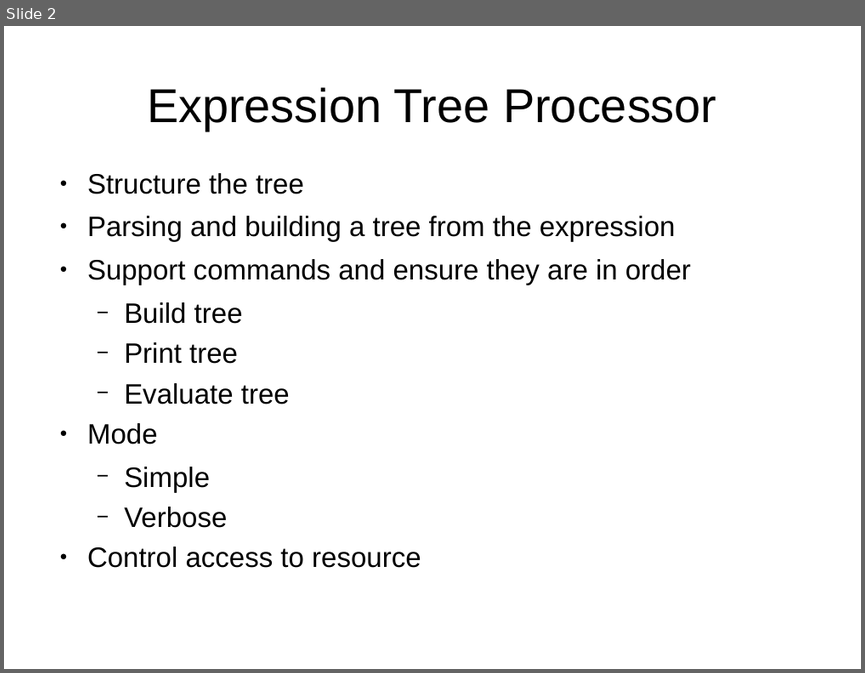
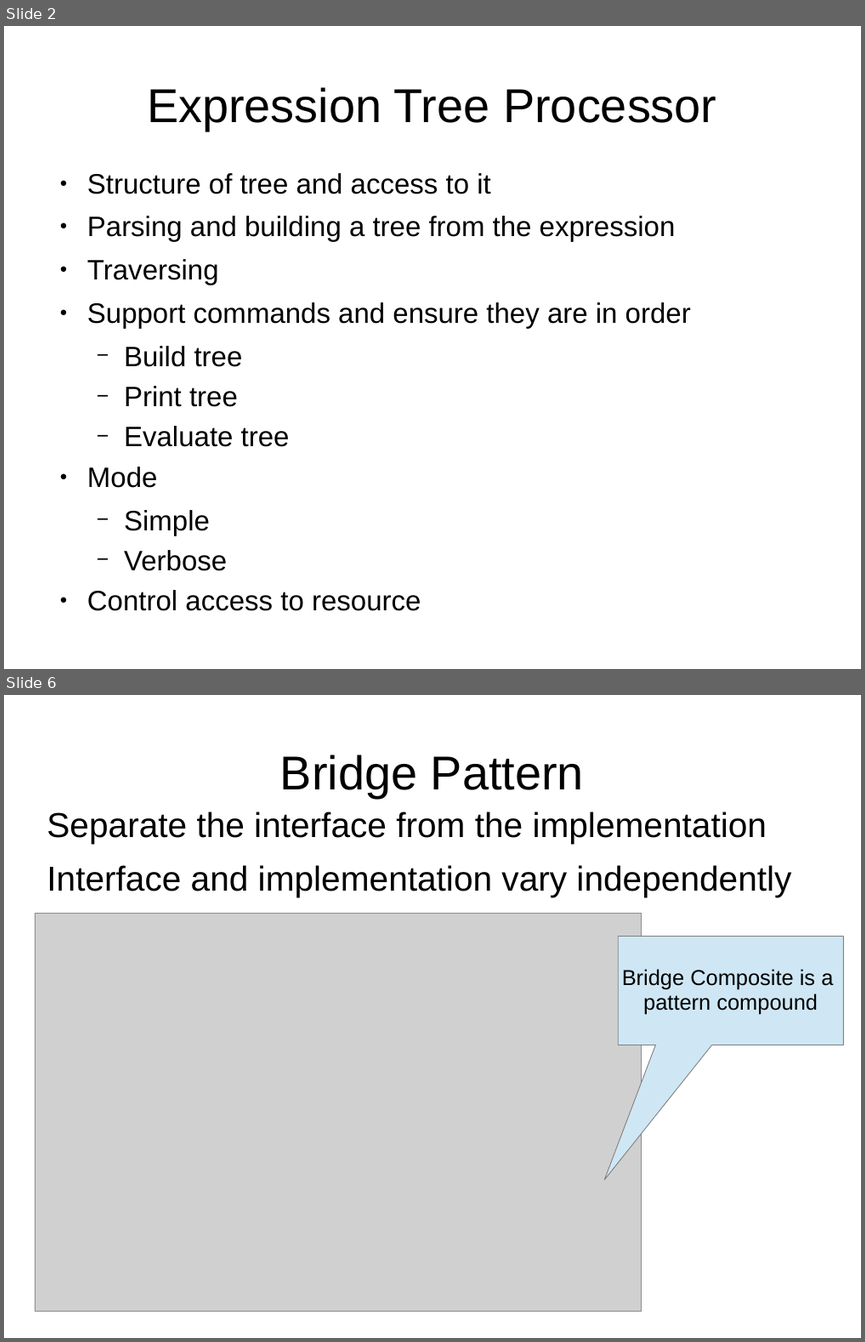
Before and after one commit to bpcrao/purnacode, a slide deck: ppts/Design Patterns by Example.ppt. Shown one above the other, each under a label of ours: slide 2 before the commit, slides 2 and 6 after it; the slides between them are not shown. The pictures are 865x673 and 865x1342 pixels, drawn with LibreOffice and Linux fonts; fonts in the diff are those of the drawing; grey boxes stand for pictures. Boxes give left, top, right and bottom in pixels: in the first picture for what was removed or moved away, otherwise in the second. Text is boxed around its words. In the diff, an @@ line names an element or a change of style, - is before the commit and + after.

```diff
--- a/ppts/Design Patterns by Example.ppt
+++ b/ppts/Design Patterns by Example.ppt
@@ slide 6 added at (4,695,861,1338), background #FFFFFF @@
@@ title added at (280,755,584,798), 44 pt, text #000000 @@
+Bridge Pattern
@@ text added at (46,811,791,897), 32 pt, text #000000 @@
+Separate the interface from the implementation
+Interface and implementation vary independently
@@ picture added at (35,913,642,1310) @@
@@ speech box added at (619,936,844,1045), fill #CFE7F5, outline #808080 0.71 pt, 20 pt, text #000000 @@
+Bridge Composite is a
+pattern compound
@@ slide 2 changed as well @@
@@ text at (87,173,490,194): text changed @@
-● Structure the tree
+● Structure of tree and access to it
@@ text at (87,259,219,285): paragraph added @@
+● Traversing
```
Also in this commit, not shown: 1 other slide changed, 14 other slides added, 1 slide removed, 10 other files.
